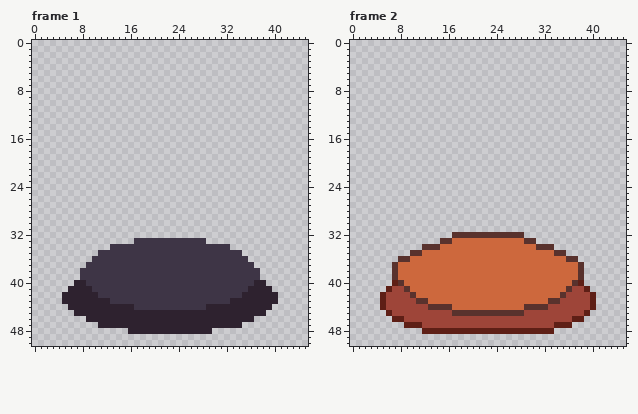
Pixel-art file, stored at gamedevtvjam/Assets/Art/globetesting.aseprite. The first picture shows the starting point.
46x51 pixels, 6 frames. Shown: frame 1, frame 2. The commit also changed other frames, which this record leaves out.
Once edited:
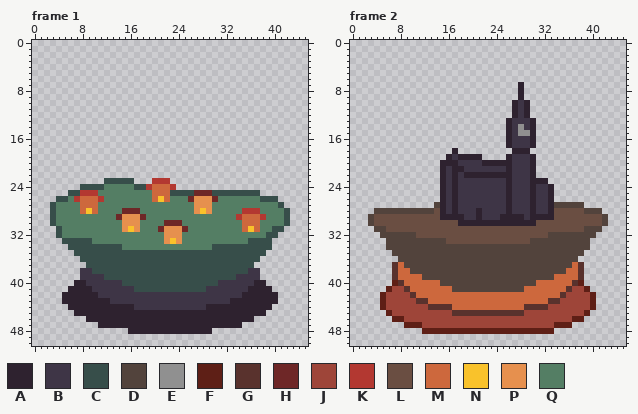
Palette (. is transparent): A #2e222f  B #3e3546  C #374e4a  D #52433c  E #909090  F #5e1f16  G #59322d  H #6e2727  J #9e4539  K #b33831  L #6a4e42  M #cd683d  N #f9c22b  P #e6904e  Q #547e64
The author wrote: some_base_inside_globe
The exact change:
layer "Inside" now shown
layer "inside2" now shown
Frame 1, layers "inside2", "Inside":
y 23: x 12..16 ..... -> CCCCC; x 20..22 ... -> KKK
y 24: x 8..23 ................ -> CCCCQQQQQCCKMMMK
y 25: x 6..37 ................................ -> CCKKKQQQQQQQQQMMMCCCCHHHCCCCCCCC
y 26: x 4..40 ..................................... -> CCQKMMMKQQQQQQQQMNMQQQHPPPHQQQQQQQCCC
y 27: x 3..41 ....................................... -> CQQQQMMMQQQQQQQQQQQQQQQQPPPQQQQQQQQQQQC
y 28: x 3..42 ........................................ -> CQQQQMNMQQQQHHHQQQQQQQQQPNPQQQQQKKKQQQQC
y 29: x 3..42 ........................................ -> CQQQQQQQQQQHPPPHQQQQQQQQQQQQQQQKMMMKQQQC
y 30: x 3..42 ........................................ -> CQQQQQQQQQQQPPPQQQQHHHQQQQQQQQQQMMMQQQQC
y 31: x 4..41 ...................................... -> CQQQQQQQQQQPNPQQQHPPPHQQQQQQQQQMNMQQCC
y 32: x 4..40 ..................................... -> CQQQQQQQQQQQQQQQQQPPPQQQQQQQQQQQQQQCC
y 33: x 5..39 ............BBBBBBBBBBBB........... -> CCCCCQQQQQQQQQQQQPNPQQQQQQQQQQQCCCC
y 34: x 6..39 .......BBBBBBBBBBBBBBBBBBBB....... -> CCCCCCCCCQQQQQQQQQQQQQQQCCCCCCCCCC
y 35: x 7..38 ....BBBBBBBBBBBBBBBBBBBBBBBB.... -> CCCCCCCCCCCCCCCCCCCCCCCCCCCCCCCC
y 36: x 8..37 ..BBBBBBBBBBBBBBBBBBBBBBBBBB.. -> CCCCCCCCCCCCCCCCCCCCCCCCCCCCCC
y 37: x 9..36 BBBBBBBBBBBBBBBBBBBBBBBBBBBB -> CCCCCCCCCCCCCCCCCCCCCCCCCCCC
y 38: x 10..35 BBBBBBBBBBBBBBBBBBBBBBBBBB -> CCCCCCCCCCCCCCCCCCCCCCCCCC
y 39: x 12..33 BBBBBBBBBBBBBBBBBBBBBB -> CCCCCCCCCCCCCCCCCCCCCC
y 40: x 15..30 BBBBBBBBBBBBBBBB -> CCCCCCCCCCCCCCCC
y 41: x 17..28 BBBBBBBBBBBB -> CCCCCCCCCCCC
Frame 2, layers "inside2", "Inside":
y 7..9: x 28 . -> A
y 10..12: x 27..29 ... -> ABA
y 13: x 26..30 ..... -> ABBBA
y 14: x 26..30 ..... -> ABEBA
y 15: x 26..30 ..... -> ABEEA
y 16..17: x 26..30 ..... -> ABBBA
y 18: x 17 . -> A; x 27..29 ... -> AAA
y 19: x 16..21 ...... -> ABAAAA; x 26..30 ..... -> ABBBA
y 20: x 15..30 ................ -> AAABBBBAAAAABBBA
y 21: x 15..30 ................ -> ABAABBBBBBBABBBA
y 22: x 15..30 ................ -> ABABAAAAAAAABBBA
y 23: x 15..32 .................. -> ABABBBBBBBBABBBAAA
y 24..26: x 15..33 ................... -> ABABBBBBBBBABBBABBA
y 27: x 14..38 ......................... -> DABABBBBBBBBABBBABBADDDDD
y 28: x 4..41 ...................................... -> DDDDDDDDDDLABABBBABBBBABBBABBALLLLLDDD
y 29: x 3..42 ........................................ -> DLLLLLLLLLLLAAAABBABBBAAAABAAAALLLLLLLLD
y 30: x 3..42 ........................................ -> DLLLLLLLLLLLLLLAAAAAAAAAAAAALLLLLLLLLLLD
y 31: x 4..41 ...................................... -> DDLLLLLLLLLLLLLLLLLLLLLLLLLLLLLLLLLDDD
y 32: x 5..40 ............GGGGGGGGGGGG............ -> DDDDDDLLLLLLLLLLLLLLLLLLLLLLDDDDDDDD
y 33: x 6..39 .........GGMMMMMMMMMMMMGG......... -> DDDDDDDDDDLLLLLLLLLLLLLLDDDDDDDDDD
y 34: x 6..39 ......GGGMMMMMMMMMMMMMMMMGGG...... -> DDDDDDDDDDDDDDDDDDDDDDDDDDDDDDDDDD
y 35: x 7..38 ...GGMMMMMMMMMMMMMMMMMMMMMMGG... -> DDDDDDDDDDDDDDDDDDDDDDDDDDDDDDDD
y 36: x 8..37 GGMMMMMMMMMMMMMMMMMMMMMMMMMMGG -> DDDDDDDDDDDDDDDDDDDDDDDDDDDDDD
y 37: x 9..36 MMMMMMMMMMMMMMMMMMMMMMMMMMMM -> DDDDDDDDDDDDDDDDDDDDDDDDDDDD
y 38: x 10..35 MMMMMMMMMMMMMMMMMMMMMMMMMM -> DDDDDDDDDDDDDDDDDDDDDDDDDD
y 39: x 12..33 MMMMMMMMMMMMMMMMMMMMMM -> DDDDDDDDDDDDDDDDDDDDDD
y 40: x 15..30 MMMMMMMMMMMMMMMM -> DDDDDDDDDDDDDDDD
y 41: x 17..28 MMMMMMMMMMMM -> DDDDDDDDDDDD
Pixel boxes of the changes (left, top, right, bottom) in both pictures:
changed: (50, 178, 290, 292)
changed: (368, 82, 608, 292)
